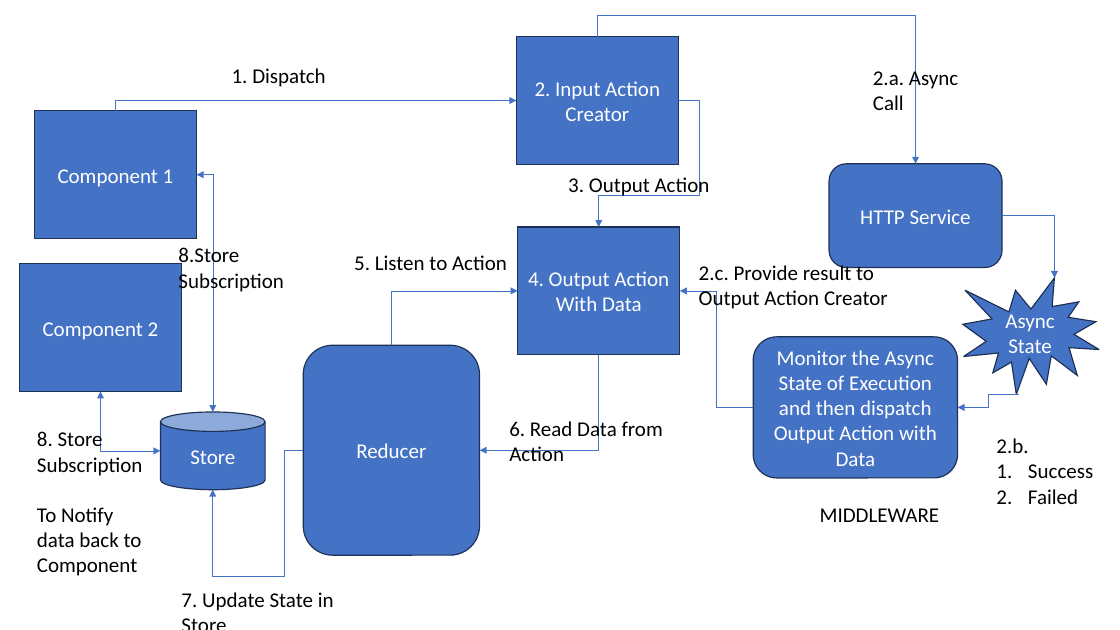
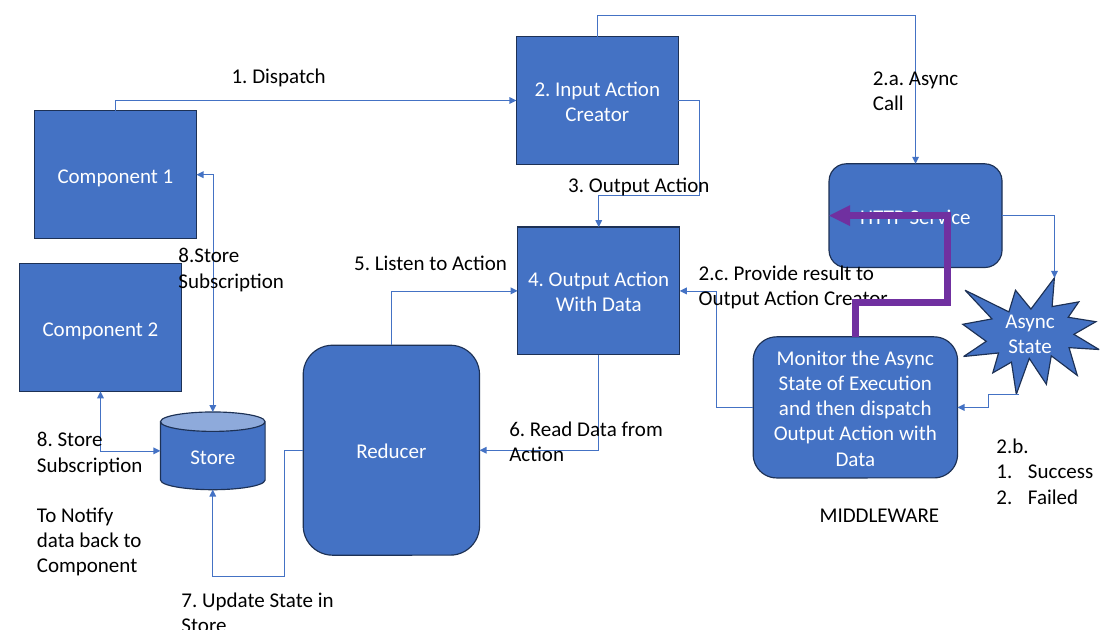
Before and after one commit to maheshsabnis/coreflexreactnative, a slide deck: slide 10 of Images.pptx. Drawn at 1120x630 pixels with LibreOffice and Linux fonts; fonts in the diff are those of the drawing. Boxes give left, top, right and bottom in pixels: in the first picture for what was removed or moved away, otherwise in the second. Text is boxed around its words. In the diff, an @@ line names an element or a change of style, - is before the commit and + after.

```diff
--- a/Images.pptx
+++ b/Images.pptx
@@ elbow arrow added from (855, 337) to (829, 216), #7030A0 6 pt @@
```
Also in this commit, not shown: 10 other files.
